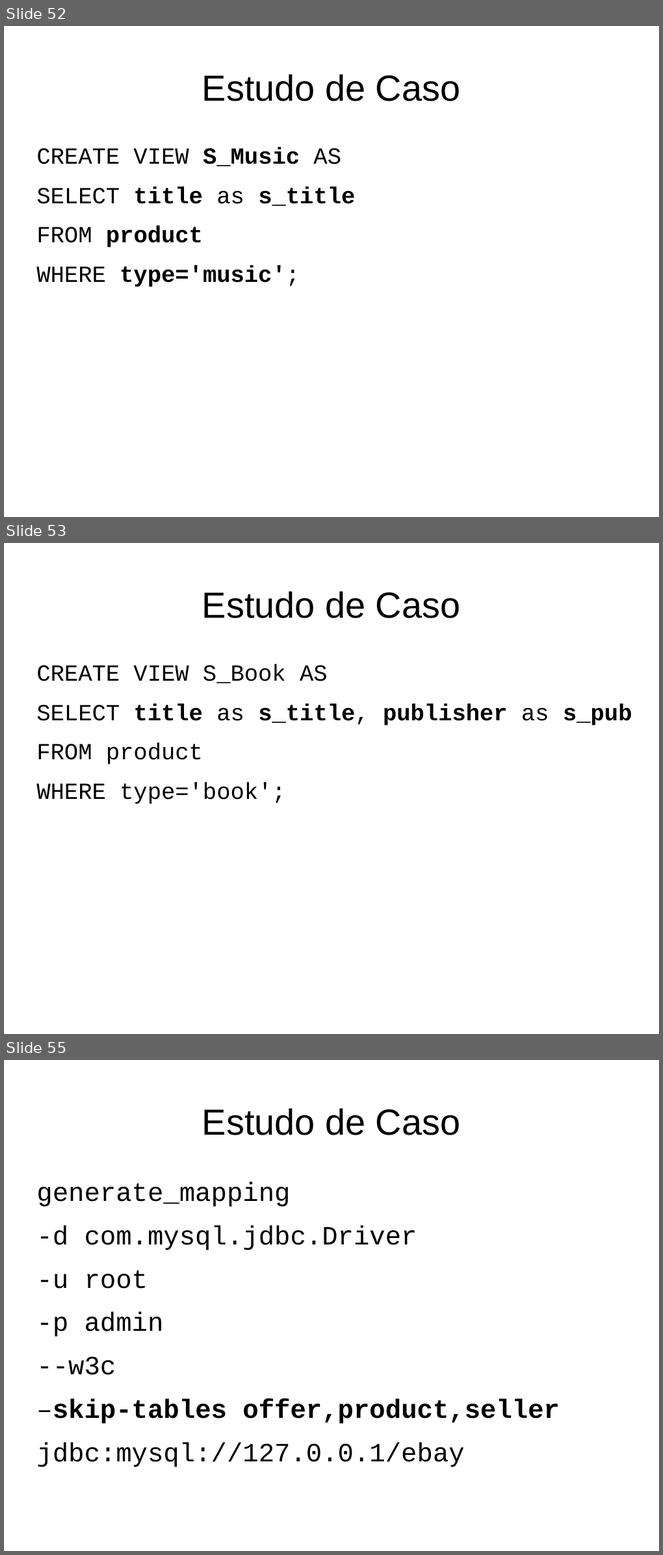
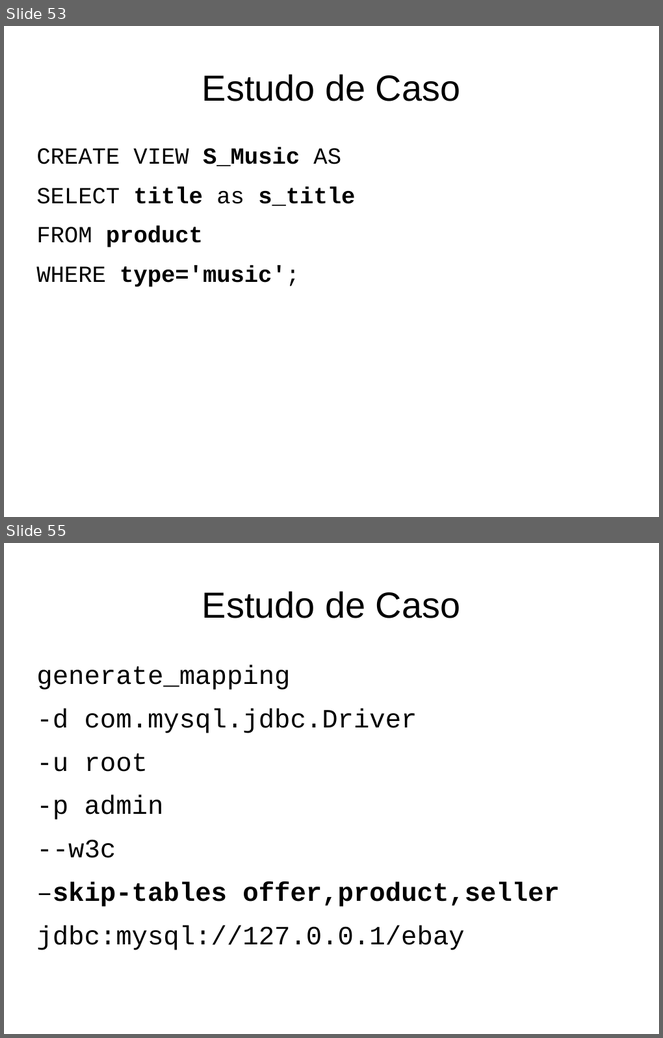
Before and after one commit to luiseufrasio/mestrado-ufc-eufrasio, a slide deck: docs/proposta.odp. Shown one above the other, each under a label of ours: slides 52, 53 and 55 before the commit, slides 53 and 55 after it; the slides between them are not shown. The pictures are 663x1555 and 663x1038 pixels, drawn with LibreOffice and Linux fonts; fonts in the diff are those of the drawing. Boxes give left, top, right and bottom in pixels: in the first picture for what was removed or moved away, otherwise in the second. Text is boxed around its words. In the diff, an @@ line names an element or a change of style, - is before the commit and + after.

```diff
--- a/docs/proposta.odp
+++ b/docs/proposta.odp
@@ slide 53 removed at (4,543,659,1034), background #FFFFFF @@
@@ title removed at (202,591,460,618) @@
-Estudo de Caso
@@ text removed at (36,665,633,804) @@
-CREATE VIEW S_Book AS
-SELECT title as s_title, publisher as s_pub
-FROM product
-WHERE type='book';
@@ what was slide 52 is now slide 53 @@
```
Also in this commit, not shown: 5 slides changed, 1 slide added.
